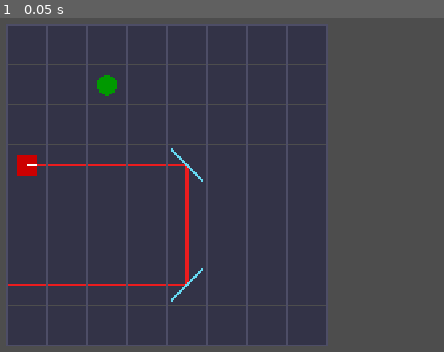
Above: before the commit, frame 1.
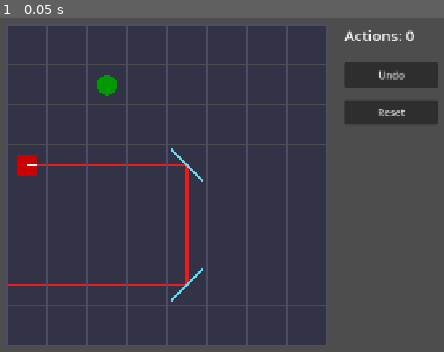
Above: after the commit, the same moment.

Repository: Tortiz-CSUF/laser-mirror-puzzle
Game: Godot game, scene res://Scenes/game_board.tscn
Same seed, same stepped clock (60 frames per second), same inputs: the game is played once before the commit and once after it.
Inputs:
- Up to frame 1 (0.05 s): no input

The runs differ from the first frame. In frame 1, 3.2% of the frame differs, in the area x 77-99%, y 3-32%.

Commit message:
laser-mirror-puzzle-Interim_5

Diff:
--- a/Scenes/game_board.tscn
+++ b/Scenes/game_board.tscn
@@ -12,3 +12,25 @@
 [node name="LaserBeams" type="Node2D" parent="." unique_id=1998531970]
 
 [node name="UI" type="CanvasLayer" parent="." unique_id=458400049]
+
+[node name="ActionLabel" type="Label" parent="UI" unique_id=1543825206]
+offset_left = 700.0
+offset_top = 40.0
+offset_right = 900.0
+offset_bottom = 80.0
+theme_override_font_sizes/font_size = 24
+text = "Actions: 0"
+
+[node name="UndoButton" type="Button" parent="UI" unique_id=1659432767]
+offset_left = 700.0
+offset_top = 100.0
+offset_right = 850.0
+offset_bottom = 140.0
+text = "Undo"
+
+[node name="ResetButton" type="Button" parent="UI" unique_id=1672256697]
+offset_left = 700.0
+offset_top = 160.0
+offset_right = 850.0
+offset_bottom = 200.0
+text = "Reset"
--- a/Scripts/game_board.gd
+++ b/Scripts/game_board.gd
@@ -63,6 +63,8 @@
 	_draw_tiles()
 	_cast_all_lasers()
 
+	$UI/UndoButton.pressed.connect(undo_action)
+	$UI/ResetButton.pressed.connect(reset_level)
 
 func _empty_cell() -> Dictionary:
 	return{
@@ -480,4 +482,4 @@
 
 
 func _update_ui():
-	pass 			### for later UI build
+	$UI/ActionLabel.text = "Actions: " + str(action_count)
